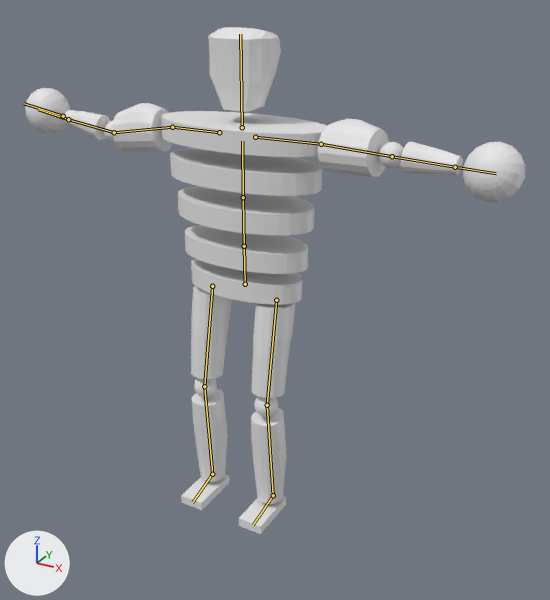
The Blender file Assets/Game/Models/brawler.blend as it was, and as the next commit left it.
Camera for both pictures: a 50 mm lens placed at (1.83, -2.98, 2.72), pointed at (0.27, -0.13, 1.3). Every picture has the same lights, and +X, +Y and +Z are marked at lower left. The bones that bend it are drawn over the model as lines.

Names of what the first picture shows: 'Brawler'.
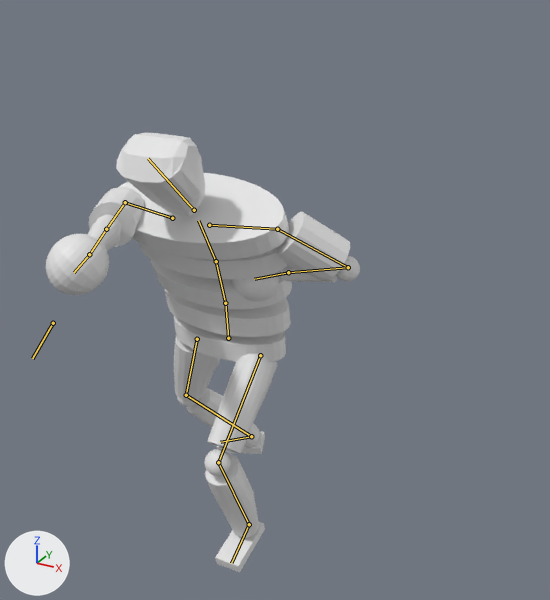
Commit message: Working punch animation.

The newer file adds an action. The first version stands in its rest pose; the second is drawn at frame 15 of the action 'Punch'.

Changed parts and their boxes (x1, y1, x2, y2) in the pictures (550 x 600 px):
'Brawler', posed (37% narrower, 13% shorter): before (25, 27, 526, 534); after (46, 133, 360, 572)
bone 'Hip', root to tip: before (245, 284) to (244, 246); after (228, 338) to (225, 303)
bone 'Spine', root to tip: before (244, 246) to (243, 197); after (225, 303) to (216, 261)
bone 'Chest', root to tip: before (243, 197) to (242, 141); after (216, 261) to (198, 220)
bone 'Head', root to tip: before (242, 127) to (240, 34); after (194, 210) to (148, 158)
bone 'Foot.R', root to tip: before (212, 474) to (192, 502); after (251, 436) to (220, 442)
bone 'Foot.L', root to tip: before (273, 495) to (253, 525); after (249, 524) to (231, 563)

The edits, one by one:
Bone 'Hip' (bone_hip) moves from (0.0, 0.0, 0.0) to (0.0, -0.231, 0.165).
Bone 'Hip' (bone_hip) turns from (0, 0, 0) to (6, 0, 0) degrees about its own x, y and z.
Bone 'Spine' (bone_spine) turns from (0, 0, 0) to (11, 0, 0) degrees about its own x, y and z.
Bone 'Chest' (bone_chest) turns from (0, 0, 0) to (13, 0, 0) degrees about its own x, y and z.
Bone 'Head' (bone_head) turns from (0, 0, 0) to (17, 0, 0) degrees about its own x, y and z.
Bone 'Foot.R' (bone_foot_r) turns from (0, 0, 0) to (-25, 14, -7) degrees about its own x, y and z.
Bone 'Foot.L' (bone_foot_l) turns from (0, 0, 0) to (-6, 0, 0) degrees about its own x, y and z.
Bone 'Leg.target.IK.R' (bone_leg_target_ik_r) moves from (0.0, 0.0, 0.0) to (0.005, -0.432, 0.001).
Bone 'Knee.Pole.IK.R' (bone_knee_pole_ik_r) moves from (0.0, 0.0, 0.0) to (-0.099, 0.377, 0.475).
Bone 'Leg.target.IK.L' (bone_leg_target_ik_l) moves from (0.0, 0.0, 0.0) to (0.01, 0.258, -0.001).
Bone 'Knee.Pole.IK.L' (bone_knee_pole_ik_l) moves from (0.0, 0.0, 0.0) to (0.032, 0.145, -0.01).
Bone 'Hand.Target.IK.R' (bone_hand_target_ik_r) moves from (0.0, 0.0, 0.0) to (-1.559, 0.436, -0.36).
Bone 'Hand.Target.IK.L' (bone_hand_target_ik_l) moves from (0.0, 0.0, 0.0) to (0.396, -0.688, -0.547).
Bone 'Elbow.Pole.IK.L' (bone_elbow_pole_ik_l) moves from (0.0, 0.0, 0.0) to (-0.463, 0.335, 0.076).
